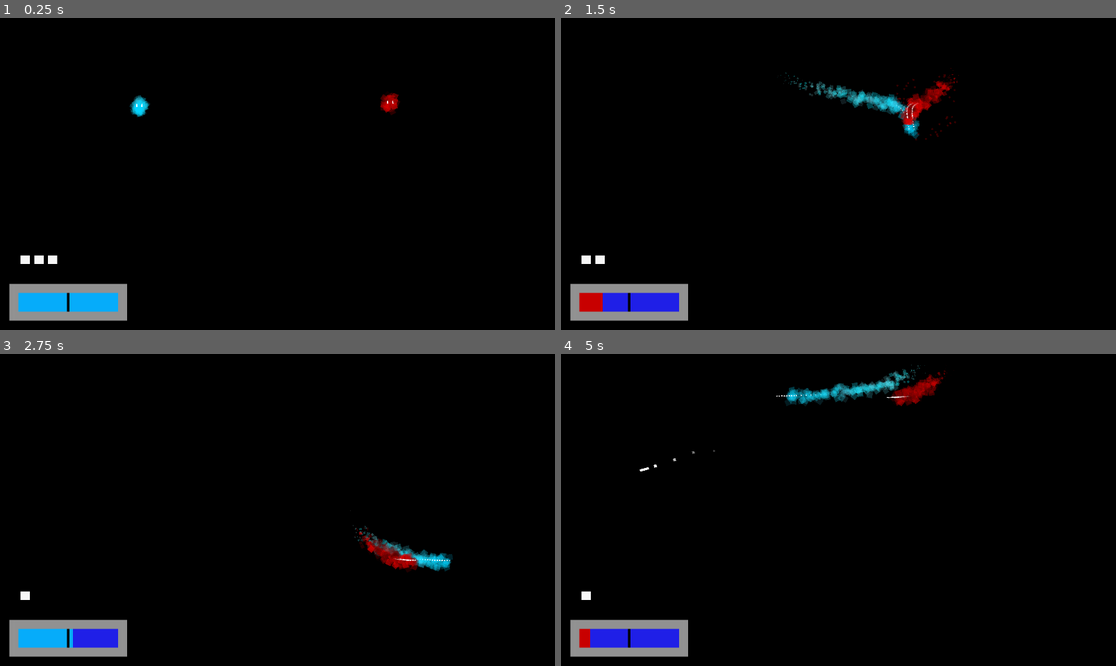
Above: before the commit, frames 1-4 (two rows, left to right).
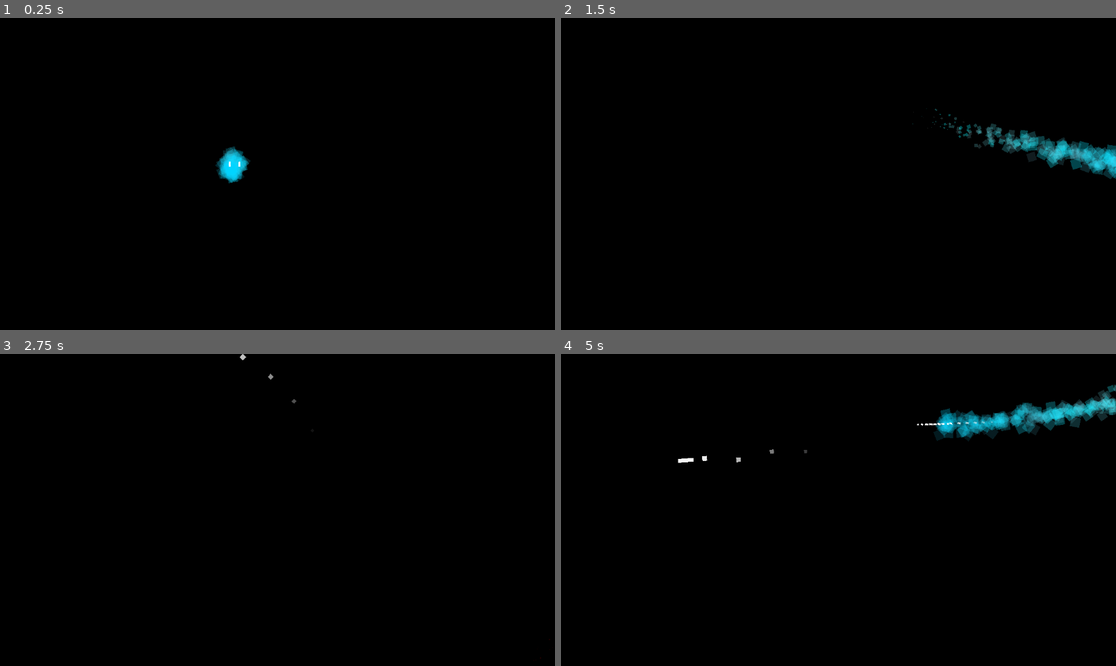
Above: after the commit, the same moments.

Repository: KirbyAndStuff/volatility
Game: Godot game, scene res://world.tscn
The game is run twice, just before and just after one commit, with the same random seed, the same clock (stepped at 60 frames per second) and the same inputs.
Inputs (mouse positions are in pixels of both pictures, inside the frame that each line leads up to):
- Up to frame 1 (0.25 s): no input
- Up to frame 2 (1.5 s): move the mouse to (960, 158) at 0.52 s; hold D (blue_right) 0.53-1.28 s; hold Shift (dash) 0.53-1.28 s; move the mouse to (727, 189) at 1.27 s; hold S (blue_down) from 1.28 s (still down); tap Shift (dash) at 1.35 s
- Up to frame 3 (2.75 s): move the mouse to (333, 441) at 2.02 s; release S (blue_down) at 2.03 s; press the mouse at (333, 441) at 2.03 s; hold D (blue_right) from 2.03 s (still down); tap Shift (dash) at 2.3 s
- Up to frame 4 (5 s): move the mouse to (810, 572) at 2.77 s; release D (blue_right) at 2.78 s; release the mouse at (810, 572) at 2.78 s; hold W (blue_up) 2.78-3.53 s; tap Shift (dash) at 2.85, 4.55 s; move the mouse to (1005, 556) at 3.52 s; hold Shift (dash) 3.53-4.28 s; hold A (blue_left) from 3.53 s (still down); move the mouse to (672, 463) at 4.27 s; click (672, 463) at 4.35 s

The runs differ from the first frame. In frame 1, 3.5% of the frame differs, in the area x 1-73%, y 23-98%; in frame 2, 6.0%; in frame 3, 3.6%; in frame 4, 6.5%, in the area x 1-100%, y 3-98%.

Commit message:
made player eye follow your mouse

Diff:
--- a/particle/enemies/red.gd
+++ b/particle/enemies/red.gd
@@ -31,7 +31,7 @@
 	if red_stamina <= 20:
 		red_stamina += 10 * delta
 	if dash_at_player == true:
-		speed = 800
+		speed = 1500
 
 func _on_playerdeath_body_entered(body):
 	if body.name == "bullet4":
--- a/particle/enemies/red.tscn
+++ b/particle/enemies/red.tscn
@@ -25,7 +25,7 @@
 radius = 25.318
 
 [sub_resource type="CircleShape2D" id="CircleShape2D_awomf"]
-radius = 201.002
+radius = 167.192
 
 [node name="red" type="CharacterBody2D"]
 script = ExtResource("1_320g4")
@@ -107,7 +107,7 @@
 shape = SubResource("CircleShape2D_awomf")
 
 [node name="Red_DashLength" type="Timer" parent="."]
-wait_time = 0.5
+wait_time = 0.2
 one_shot = true
 
 [connection signal="body_entered" from="playerdeath" to="." method="_on_playerdeath_body_entered"]
--- /dev/null
+++ b/particle/player/left eye node.gd
@@ -0,0 +1,11 @@
+extends Node2D
+
+@onready var child = get_children()[0]
+
+var max_dist = 5
+
+func _process(delta):
+	var mouse_pos = get_local_mouse_position()
+	var dir = Vector2.ZERO.direction_to(mouse_pos)
+	var dist = mouse_pos.length()
+	child.position = dir * min(dist, max_dist)
--- a/particle/player/player.gd
+++ b/particle/player/player.gd
@@ -13,8 +13,8 @@
 
 func _ready():
 	particlesB = $"body"
-	particlesL = $"left eye"
-	particlesR = $"right eye"
+	particlesL = $"left eye node/left eye"
+	particlesR = $"right eye node/right eye"
 
 var health = 3
 var speed = 500
--- a/particle/player/player.tscn
+++ b/particle/player/player.tscn
@@ -1,6 +1,8 @@
-[gd_scene load_steps=7 format=3 uid="uid://bvcvwki6yk3vm"]
+[gd_scene load_steps=9 format=3 uid="uid://bvcvwki6yk3vm"]
 
 [ext_resource type="Script" path="res://player/player.gd" id="1_ni3np"]
+[ext_resource type="Script" path="res://player/left eye node.gd" id="2_bfumu"]
+[ext_resource type="Script" path="res://player/right eye node.gd" id="3_g7m5p"]
 
 [sub_resource type="Curve" id="Curve_3g2ry"]
 _data = [Vector2(0, 1), 0.0, 0.0, 0, 0, Vector2(0.494506, 1), 0.0, 0.0, 0, 0, Vector2(1, 0), -0.0491227, 0.0, 0, 0]
@@ -46,8 +48,11 @@
 color_ramp = SubResource("Gradient_748se")
 color_initial_ramp = SubResource("Gradient_ovceo")
 
-[node name="left eye" type="CPUParticles2D" parent="."]
-position = Vector2(11, -8)
+[node name="left eye node" type="Node2D" parent="."]
+position = Vector2(12, -8)
+script = ExtResource("2_bfumu")
+
+[node name="left eye" type="CPUParticles2D" parent="left eye node"]
 amount = 50
 lifetime = 0.2
 speed_scale = 0.5
@@ -60,8 +65,11 @@
 scale_amount_max = 3.0
 color_ramp = SubResource("Gradient_irh04")
 
-[node name="right eye" type="CPUParticles2D" parent="."]
-position = Vector2(-7, -8)
+[node name="right eye node" type="Node2D" parent="."]
+position = Vector2(-8, -8)
+script = ExtResource("3_g7m5p")
+
+[node name="right eye" type="CPUParticles2D" parent="right eye node"]
 amount = 50
 lifetime = 0.2
 speed_scale = 0.5
--- /dev/null
+++ b/particle/player/right eye node.gd
@@ -0,0 +1,11 @@
+extends Node2D
+
+@onready var child = get_children()[0]
+
+var max_dist = 5
+
+func _process(delta):
+	var mouse_pos = get_local_mouse_position()
+	var dir = Vector2.ZERO.direction_to(mouse_pos)
+	var dist = mouse_pos.length()
+	child.position = dir * min(dist, max_dist)
--- a/particle/project.godot
+++ b/particle/project.godot
@@ -17,8 +17,6 @@
 
 [display]
 
-window/size/viewport_width=1920
-window/size/viewport_height=1080
 window/size/mode=3
 window/size/borderless=true
 
--- a/particle/ui/stamina.tscn
+++ b/particle/ui/stamina.tscn
@@ -15,9 +15,9 @@
 
 [node name="stamina_bar" type="ProgressBar" parent="."]
 layout_mode = 0
-offset_left = -176.0
-offset_top = -32.0
-offset_right = 168.0
+offset_left = -128.0
+offset_top = -16.0
+offset_right = 136.0
 offset_bottom = 32.0
 theme = ExtResource("1_d7n5u")
 theme_override_font_sizes/font_size = 25
@@ -29,8 +29,8 @@
 [node name="4l3Cr98s5" type="Sprite2D" parent="stamina_bar"]
 modulate = Color(1, 1, 1, 0.588235)
 show_behind_parent = true
-position = Vector2(172, 32)
-scale = Vector2(1.36, 0.659793)
+position = Vector2(132, 24)
+scale = Vector2(1.09333, 0.577319)
 texture = ExtResource("3_ejpuc")
 
 [node name="stamina_thingie" type="Timer" parent="stamina_bar"]
@@ -38,6 +38,6 @@
 one_shot = true
 
 [node name="2Os250Kt2" type="Sprite2D" parent="."]
-position = Vector2(-4, 0)
-scale = Vector2(0.0352424, 0.281938)
+position = Vector2(4, 7.99998)
+scale = Vector2(0.0352424, 0.211454)
 texture = ExtResource("4_ffwnn")
--- a/particle/world.tscn
+++ b/particle/world.tscn
@@ -24,15 +24,15 @@
 anchors_preset = 0
 anchor_right = 0.0
 anchor_bottom = 0.0
-offset_left = 240.0
-offset_top = 984.0
-offset_right = 240.0
-offset_bottom = 984.0
+offset_left = 224.0
+offset_top = 960.0
+offset_right = 224.0
+offset_bottom = 960.0
 grow_horizontal = 1
 grow_vertical = 1
 
 [node name="health" parent="." instance=ExtResource("5_rkgij")]
-offset_left = 87.0
-offset_top = 837.0
-offset_right = 87.0
-offset_bottom = 837.0
+offset_left = 80.0
+offset_top = 880.0
+offset_right = 80.0
+offset_bottom = 880.0
